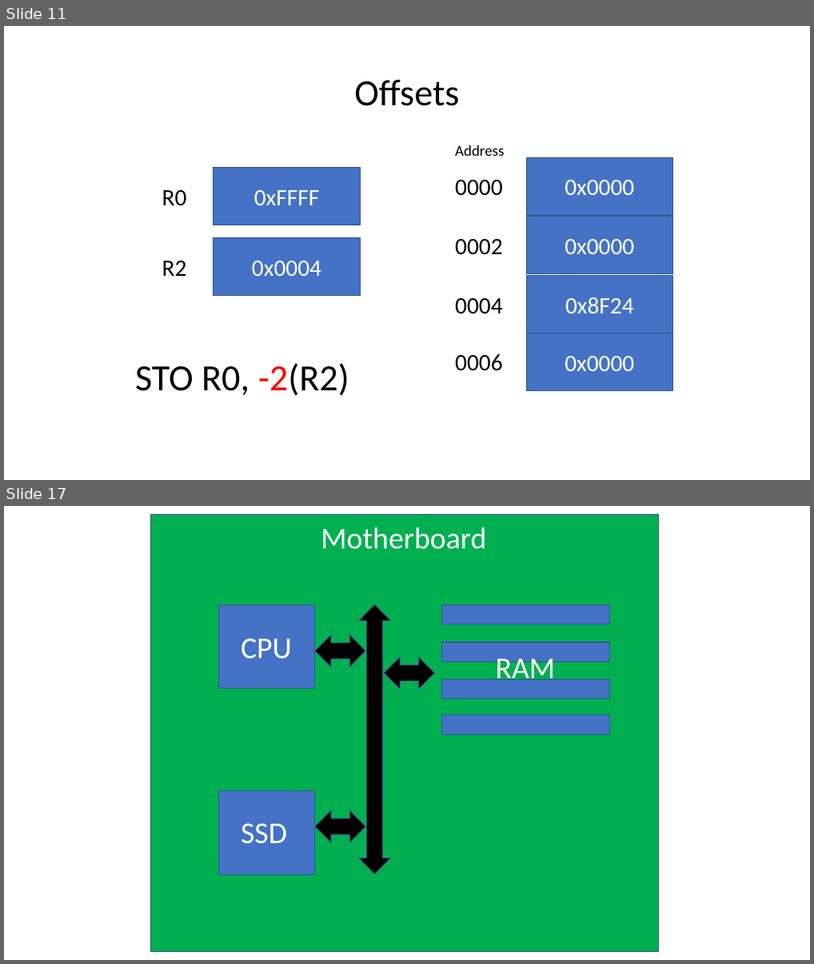
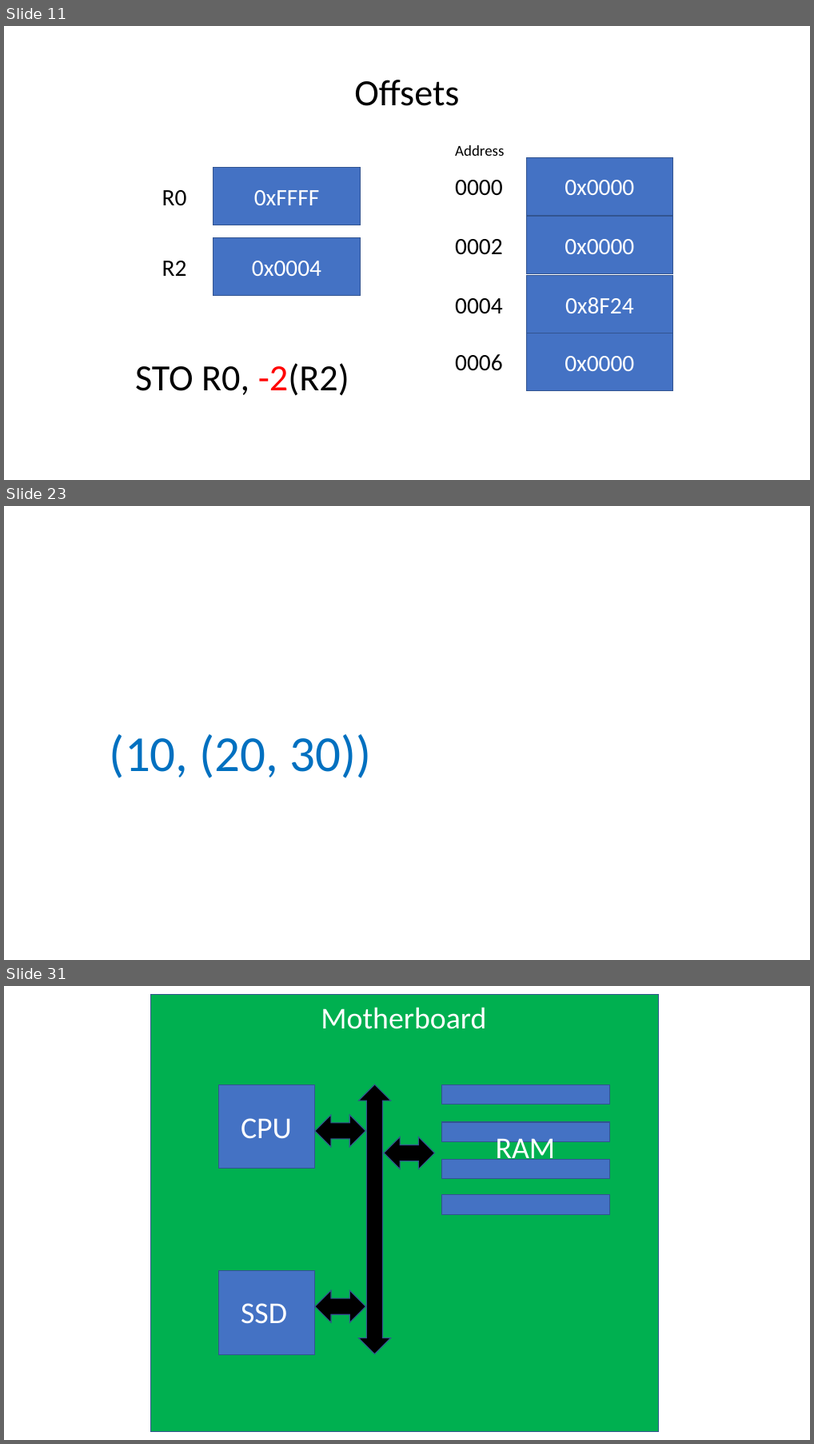
Before and after one commit to BC-CSCI1103/Week08, a slide deck: slides/SVMandMemory.pptx. Shown one above the other, each under a label of ours: slides 11 and 17 before the commit, slides 11, 23 and 31 after it; the slides between them are not shown. The pictures are 814x964 and 814x1444 pixels, drawn with LibreOffice and Linux fonts; fonts in the diff are those of the drawing. Boxes give left, top, right and bottom in pixels: in the first picture for what was removed or moved away, otherwise in the second. Text is boxed around its words. In the diff, an @@ line names an element or a change of style, - is before the commit and + after.

```diff
--- a/slides/SVMandMemory.pptx
+++ b/slides/SVMandMemory.pptx
@@ slide 23 added at [4, 506, 810, 960], background #FFFFFF @@
@@ title added at [110, 734, 371, 778], 60 pt, text #0070C0 @@
+(10, (20, 30))
@@ what was slide 17 is now slide 31 @@
```
Also in this commit, not shown: 5 slides changed, 16 other slides added, 2 slides removed.
